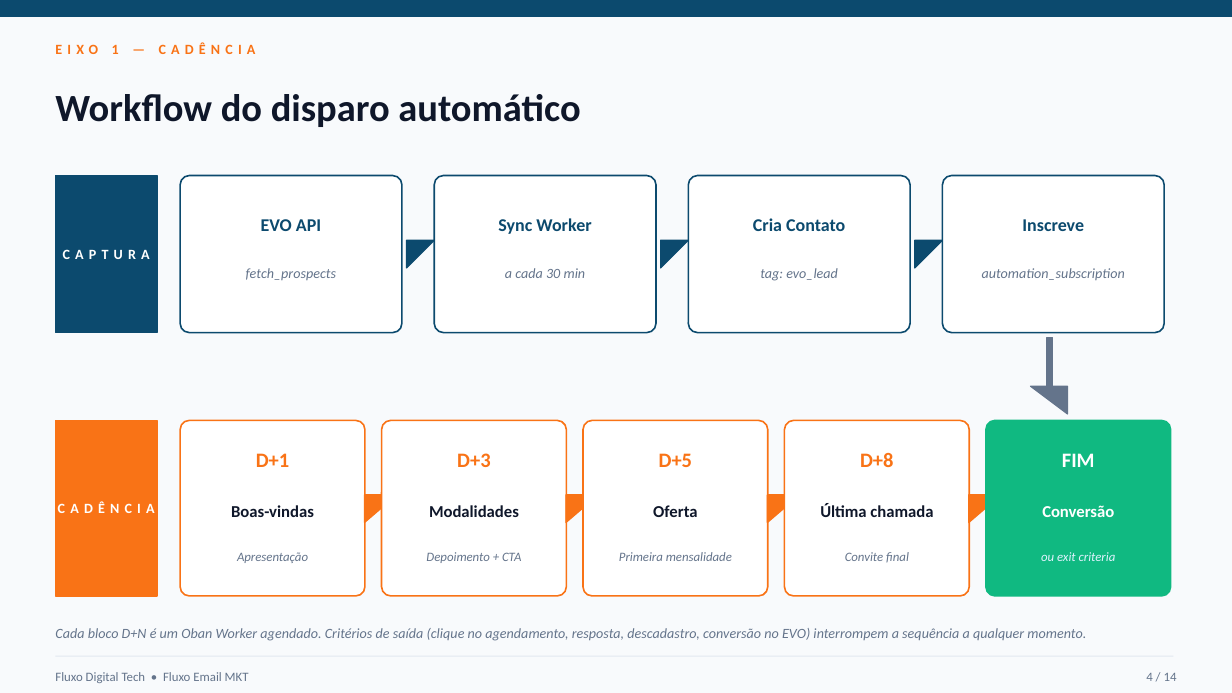
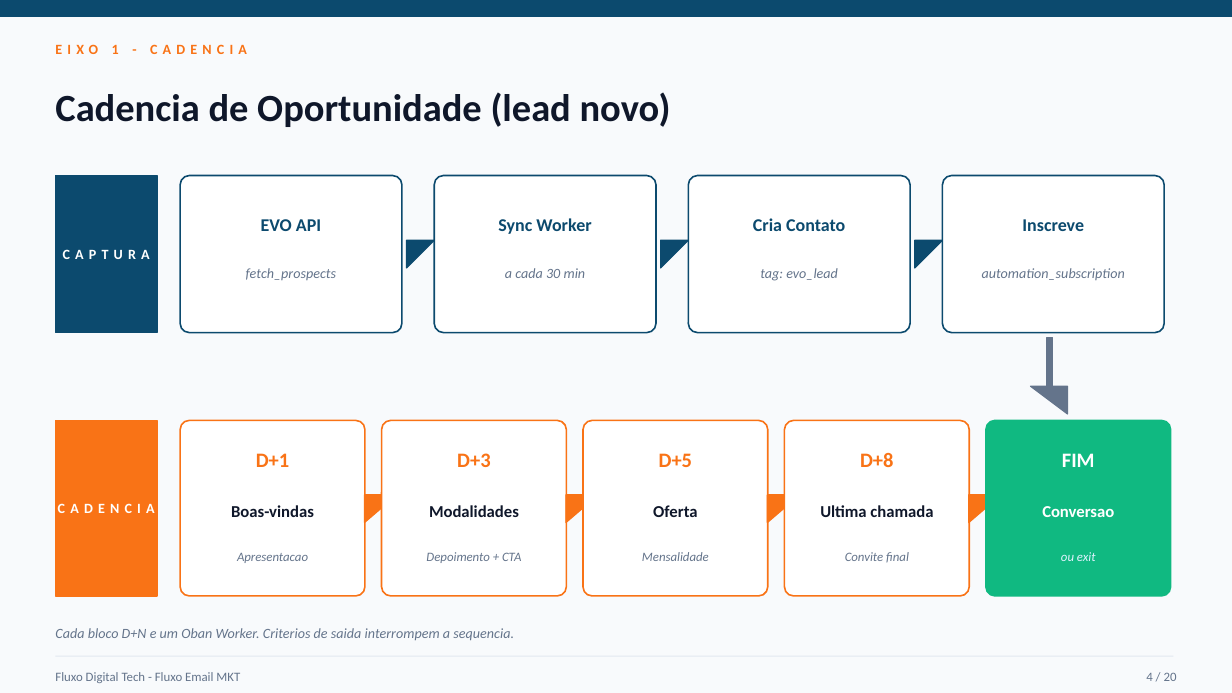
Before and after one commit to cleitonSam/email, a slide deck: slide 4 of fluxo-cadencia-automatica.pptx. Drawn at 1232x693 pixels with LibreOffice and Linux fonts; fonts in the diff are those of the drawing. Boxes give left, top, right and bottom in pixels: in the first picture for what was removed or moved away, otherwise in the second. Text is boxed around its words. In the diff, an @@ line names an element or a change of style, - is before the commit and + after.

```diff
--- a/fluxo-cadencia-automatica.pptx
+++ b/fluxo-cadencia-automatica.pptx
@@ text at <box>55,44,247,54</box>: text changed @@
-EIXO 1 — CADÊNCIA
+EIXO 1 - CADENCIA
@@ text at <box>55,92,671,127</box>: text changed @@
-Workflow do disparo automático
+Cadencia de Oportunidade (lead novo)
@@ text at <box>58,503,155,513</box>: text changed @@
-CADÊNCIA
+CADENCIA
@@ text at <box>820,505,933,517</box>: text changed @@
-Última chamada
+Ultima chamada
@@ text at <box>1042,506,1114,517</box>: text changed @@
-Conversão
+Conversao
@@ text at <box>237,553,308,563</box>: text changed @@
-Apresentação
+Apresentacao
@@ text at <box>642,552,709,561</box>: text changed @@
-Primeira mensalidade
+Mensalidade
@@ text at <box>1061,552,1096,561</box>: text changed @@
-ou exit criteria
+ou exit
@@ text at <box>55,628,514,640</box>: text changed @@
-Cada bloco D+N é um Oban Worker agendado. Critérios de saída (clique no agendamento, resposta, descadastro, conversão no EVO) interrompem a sequência a qualquer momento.
+Cada bloco D+N e um Oban Worker. Criterios de saida interrompem a sequencia.
@@ text at <box>55,672,240,683</box>: text changed @@
-Fluxo Digital Tech • Fluxo Email MKT
+Fluxo Digital Tech - Fluxo Email MKT
@@ text at <box>1146,673,1177,681</box>: text changed @@
-4 / 14
+4 / 20
```
Also in this commit, not shown: 8 other slides changed, 11 slides added, 5 slides removed.
